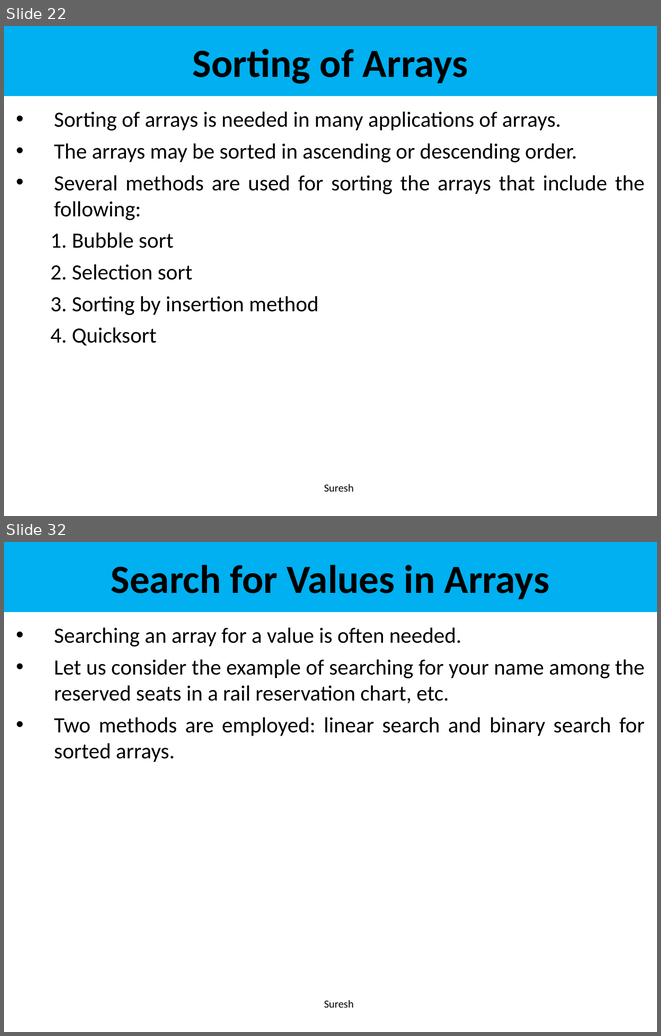
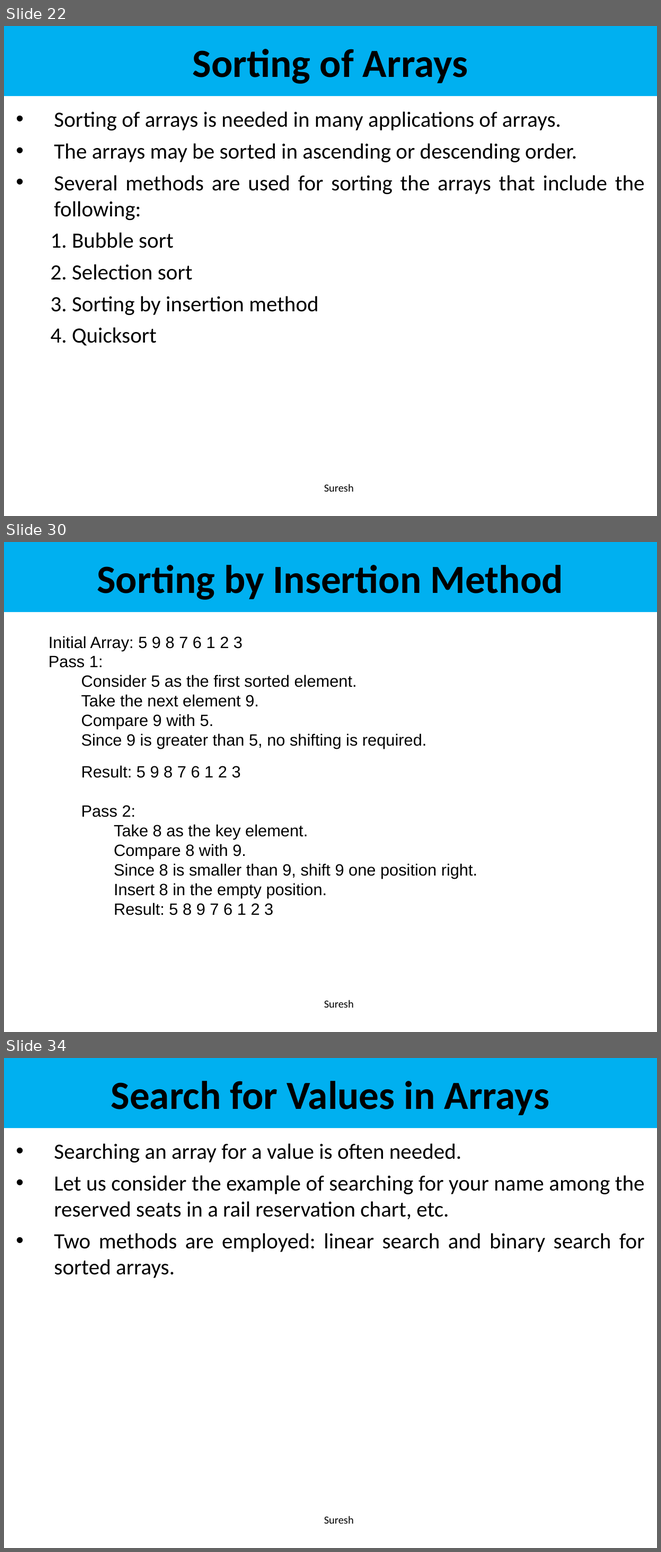
Before and after one commit to karthikeyamajeti/Oops-Through-Java, a slide deck: Notes_PPT/UNIT - 3/UNIT 3 Arrays PPT.ppt. Shown one above the other, each under a label of ours: slides 22 and 32 before the commit, slides 22, 30 and 34 after it; the slides between them are not shown. The pictures are 661x1036 and 661x1552 pixels, drawn with LibreOffice and Linux fonts; fonts in the diff are those of the drawing. Boxes give left, top, right and bottom in pixels: in the first picture for what was removed or moved away, otherwise in the second. Text is boxed around its words. In the diff, an @@ line names an element or a change of style, - is before the commit and + after.

```diff
--- a/Notes_PPT/UNIT - 3/UNIT 3 Arrays PPT.ppt
+++ b/Notes_PPT/UNIT - 3/UNIT 3 Arrays PPT.ppt
@@ slide 30 added at (x1=4, y1=542, x2=657, y2=1032), background #FFFFFF @@
@@ rectangle added at (x1=4, y1=542, x2=657, y2=612), fill #00B0F0, 44 pt, text #000000, bold @@
+Sorting by Insertion Method
@@ text added at (x1=49, y1=636, x2=477, y2=915), 18 pt, text #000000 @@
+Initial Array: 5 9 8 7 6 1 2 3
+Pass 1:
+  Consider 5 as the first sorted element.
+  Take the next element 9.
+  Compare 9 with 5.
+  Since 9 is greater than 5, no shifting is required.
+  Result: 5 9 8 7 6 1 2 3
+Pass 2:
+    Take 8 as the key element.
+    Compare 8 with 9.
+    Since 8 is smaller than 9, shift 9 one position right.
+    Insert 8 in the empty position.
+    Result: 5 8 9 7 6 1 2 3
@@ text added at (x1=324, y1=999, x2=354, y2=1007), 12 pt, text #000000 @@
+Suresh
@@ what was slide 32 is now slide 34 @@
```
Also in this commit, not shown: 2 slides changed, 8 other slides added, 7 slides removed.
